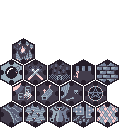
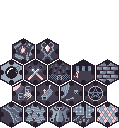
Layers edited between the first and the second 119x128 image:
added group "WalkwayTile 16 Folder" with 4 layers in group "Tiles" over (36, 38, 59, 65)
added layer "WalkwayTile 16 Decor 1" in group "WalkwayTile 16 Folder" over (36, 38, 59, 65)
added layer "WalkwayTile 16 Decor 3" in group "WalkwayTile 16 Folder" over (45, 45, 50, 52)
added layer "WalkwayTile 16 Decor 2" in group "WalkwayTile 16 Folder" over (40, 42, 55, 62)
added layer "WalkwayTile 16 Main" in group "WalkwayTile 16 Folder" over (36, 38, 59, 65)
added layer "WalkwayTile 15 Decor 5" in group "WalkwayTile 15 Folder" over (14, 41, 31, 61)
painted on "WalkwayTile 15 Decor 4" over (14, 41, 34, 62)
